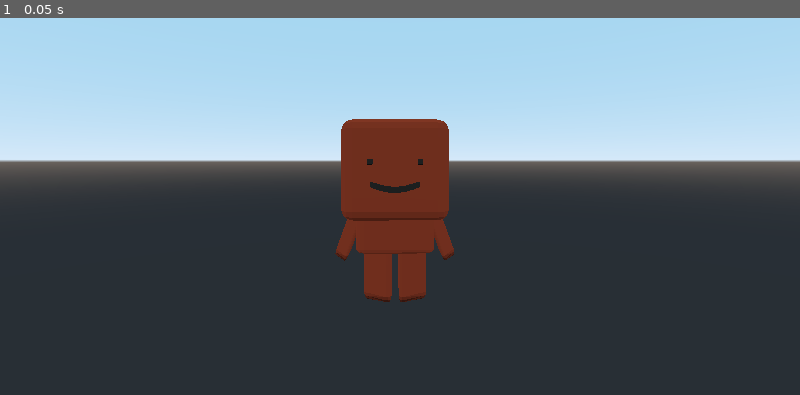
Above: before the commit, frame 1.
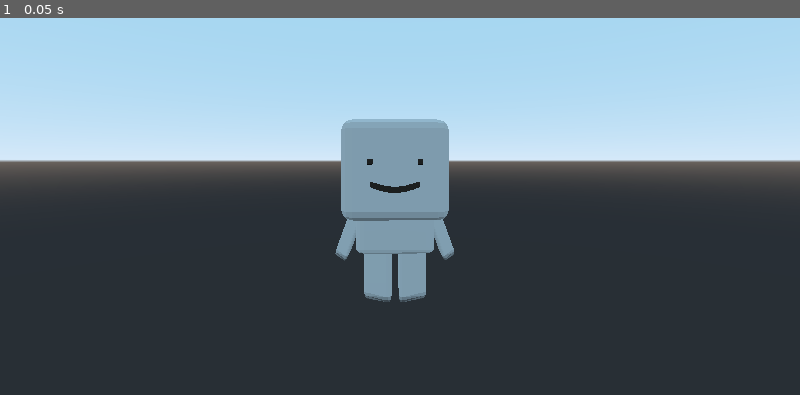
Above: after the commit, the same moment.

Repository: Naowak/Kothrak
Game: Godot game, scene res://Scenes/Character.tscn
Two runs of this game, one before a commit and one after it. Both use one fixed random seed, a clock stepped at 60 frames per second and the inputs below. This scene is started directly instead of the project's main scene.
Inputs:
- Up to frame 1 (0.05 s): no input

The runs differ from the first frame. In frame 1, 5.5% of the frame differs, in the area x 41-57%, y 26-76%.

Commit message:
player connected at init, but in future we will use infos to transit informations to view

Diff:
--- a/gui/Scenes/Playground.tscn
+++ b/gui/Scenes/Playground.tscn
@@ -1,8 +1,9 @@
-[gd_scene load_steps=7 format=2]
+[gd_scene load_steps=8 format=2]
 
 [ext_resource path="res://Scripts/Map.gd" type="Script" id=1]
 [ext_resource path="res://Scripts/Playground.gd" type="Script" id=2]
 [ext_resource path="res://Scripts/Camera.gd" type="Script" id=3]
+[ext_resource path="res://Scripts/HTTPRequest.gd" type="Script" id=4]
 
 [sub_resource type="CylinderShape" id=1]
 
@@ -38,3 +39,4 @@
 shadow_enabled = true
 
 [node name="HTTPRequest" type="HTTPRequest" parent="."]
+script = ExtResource( 4 )
--- a/gui/Scripts/Cell.gd
+++ b/gui/Scripts/Cell.gd
@@ -2,30 +2,19 @@
 
 # signal
 signal cell_clicked
-
-# Geometrical data
-const CIRCLE_RAY = 1
-const SPACE_BETWEEN = 0
-const DIST = sqrt(3)*CIRCLE_RAY
-const RATIO = (DIST + SPACE_BETWEEN)/DIST
-const TRANS_RIGHT = Vector2(DIST*RATIO, 0)
-const TRANS_DOWNRIGHT = Vector2(DIST*RATIO/2, 3.0*CIRCLE_RAY*RATIO/2)
-
-# Game const
-const MAX_STAGE = 4
 
 # cell attributes
 var q
 var r
 var color
 var stage
-#var character_on setget set_character
 
 
 func _ready():
 	pass
 
 
+# Set position in 3D space, change color and connect events
 func init(_q, _r, _stage, _color):
 	q = _q
 	r = _r
@@ -33,38 +22,24 @@
 	color = _color
 #	character_on = null
 
-	translation.x = q * TRANS_RIGHT.x + r * TRANS_DOWNRIGHT.x
-	translation.z = r * TRANS_DOWNRIGHT.y
-	change_material(color)
+	translation.x = q * Utils.TRANS_RIGHT.x + r * Utils.TRANS_DOWNRIGHT.x
+	translation.z = r * Utils.TRANS_DOWNRIGHT.y
+	_change_color(color)
 
 	if _color == 'white':
 		# warning-ignore:return_value_discarded
-		var playground_node = get_tree().get_root().get_node('Playground')
-		connect("cell_clicked", playground_node, '_on_cell_clicked', [self])
+		var playground_node = get_tree().get_root().get_node('Playground/Map')
+		connect("cell_clicked", playground_node, 'grow_up', [self])
 
 
-func change_material(material_key):
-	$Circle.set_surface_material(0, Utils.materials[material_key])
+# Change the color of the cell, color must be a string in Utils.materials.keys()
+func _change_color(color_name):
+	$Circle.set_surface_material(0, Utils.materials[color_name])
 
 
-func grew():
-	stage = stage + 1
-
-
-
-#func set_character(new_character):
-#	character_on = new_character
-#
-#	if new_character != null:
-#		kind = 'blocked'
-#	else:
-#		kind = 'floor'
-
-
+# Emit signal cell_clicked when the cell is left-clicked
 func _on_Area_input_event(_camera, event, _click_position, _click_normal, _shape_idx):
 	# If the event is a mouse click
 	if event is InputEventMouseButton and event.pressed:
-		if color == "white" :
-			# A different material is applied on each button
-			if event.button_index == BUTTON_LEFT :
-				emit_signal('cell_clicked')
+		if event.button_index == BUTTON_LEFT :
+			emit_signal('cell_clicked')
--- a/gui/Scripts/Character.gd
+++ b/gui/Scripts/Character.gd
@@ -1,21 +1,39 @@
 extends Spatial
 
+var q
+var r
+var color
 
 
 func _ready():
+	scale = Vector3(0.5, 0.5, 0.5)
+	translation.y = 1
 	_color_black_parts()
-	color_body('red')
 
 
+# Set position in 3D space and change color
+func init(_q, _r, _color):
+	q = _q
+	r = _r
+	color = _color
+
+	translation.x = q * Utils.TRANS_RIGHT.x + r * Utils.TRANS_DOWNRIGHT.x
+	translation.z = r * Utils.TRANS_DOWNRIGHT.y
+	_color_body(color)
+
+
+# Color the whole body (exept eyes and mouth) to color
+func _color_body(_color):
+	$Arm_left.set_surface_material(0, Utils.materials[_color])
+	$Arm_right.set_surface_material(0, Utils.materials[_color])
+	$Foot_left.set_surface_material(0, Utils.materials[_color])
+	$Foot_right.set_surface_material(0, Utils.materials[_color])
+	$Head.set_surface_material(0, Utils.materials[_color])
+	$Body.set_surface_material(0, Utils.materials[_color])
+
+
+# Color eyes and mouth to black
 func _color_black_parts():
 	$Eye_left.set_surface_material(0, Utils.materials['black'])
 	$Eye_right.set_surface_material(0, Utils.materials['black'])
 	$Mouth.set_surface_material(0, Utils.materials['black'])
-
-func color_body(color):
-	$Arm_left.set_surface_material(0, Utils.materials[color])
-	$Arm_right.set_surface_material(0, Utils.materials[color])
-	$Foot_left.set_surface_material(0, Utils.materials[color])
-	$Foot_right.set_surface_material(0, Utils.materials[color])
-	$Head.set_surface_material(0, Utils.materials[color])
-	$Body.set_surface_material(0, Utils.materials[color])
--- /dev/null
+++ b/gui/Scripts/HTTPRequest.gd
@@ -0,0 +1,37 @@
+extends HTTPRequest
+
+
+func _ready():
+	# warning-ignore:return_value_discarded
+	connect("request_completed", self, "_on_request_completed")
+
+
+# Request new game to the server
+func new_game():
+	# warning-ignore:return_value_discarded
+	request("http://127.0.0.1:5000/new_game")
+
+
+# Called when a request is completed : decode data and call _update from Playground
+func _on_request_completed(_result, _response_code, _headers, body):
+	var data = _decode(JSON.parse(body.get_string_from_utf8()).result)
+	get_parent()._update(data)
+
+
+# Return new data where string keys with integer values are casted in integers
+func _decode(data):
+	var new_data = null
+	if typeof(data) == TYPE_DICTIONARY:
+		new_data = {}
+		for key in data.keys():
+			if key.is_valid_integer():
+				new_data[int(key)] = _decode(data[key])
+			else:
+				new_data[key] = _decode(data[key])
+	elif typeof(data) == TYPE_ARRAY:
+		new_data = []
+		for value in new_data:
+			new_data += [_decode(value)]
+	else:
+		new_data = data
+	return new_data
--- a/gui/Scripts/Map.gd
+++ b/gui/Scripts/Map.gd
@@ -1,4 +1,6 @@
 extends Spatial
+
+var Character = preload("res://Scenes/Character.tscn")
 
 var CellStage = {0: preload("res://Scenes/Cells/CellSize1.tscn"),
 				1: preload("res://Scenes/Cells/CellSize2.tscn"),
@@ -6,27 +8,36 @@
 				3: preload("res://Scenes/Cells/CellSize4.tscn"),
 				4: preload("res://Scenes/Cells/CellSize5.tscn")}
 
-const LENGTH_BORDER = 3
-const RAY_ARENA = 2
-const RAY = LENGTH_BORDER + RAY_ARENA
-
 var grid = {}
+var player = null
+var opponent = null
 
 
-# Create all playable cells corresponding to new_grid
+# Create all cells corresponding to new_grid
 func instance_map(new_grid):
+	# Playable cells
 	for q in new_grid.keys():
 		for r in new_grid[q].keys():
-			var stage = int(round(new_grid[q][r] * 3))
+			var stage = int(new_grid[q][r] * 3) + 1
 			_instance_cell(CellStage[stage], q, r, stage)
+	# Non playable cells
+	var stage = 0
+	for radius in range(Utils.RAY_ARENA+1, Utils.RAY+1):
+		_instance_circle_border(radius, stage)
+		stage += 1
 
 
-# Create all non playable cells
-func instance_border():
-	var stage = 0
-	for radius in range(RAY_ARENA+1, RAY+1):
-		_instance_circle_border(radius, stage)
-		stage += 1
+func instance_player(data, faction):
+	var coord = _retrieve_player_location(data)
+	if faction == 'player':
+		player = Character.instance()
+		player.init(coord[0], coord[1], 'blue')
+		add_child(player)
+	elif faction == 'opponent':
+		opponent = Character.instance()
+		opponent.init(coord[0], coord[1], 'red')
+		add_child(opponent)
+
 
 # Instance one circle around the playble cells
 func _instance_circle_border(radius, stage):
@@ -61,19 +72,21 @@
 		cell.init(q, r, stage, 'black')
 
 
+# Retrieve player location from a dictionnary
+func _retrieve_player_location(data):
+	for q in data.keys():
+		for r in data[q].keys():
+			if data[q][r] == 1:
+				return [q, r]
 
 
-
-
-
-#func grew(cell):
+#func grow_up(cell):
 #	var stage = cell.stage + 1
-#	if stage >= 4:
+#	if stage >= Utils.MAX_STAGE:
 #		return
 #
 #	cell.queue_free()
-#	var choices = {2: CellSize2, 3:CellSize3, 4:CellSize4}
-#	_instance_cell(choices[stage], cell.q, cell.r, stage, 'white')
+#	_instance_cell(CellStage[stage+1], cell.q, cell.r, stage)
 
 # Return the distance between two coordonates
 #func distance_coord(c1, c2):
@@ -82,15 +95,3 @@
 #	var q2 = c2[0]
 #	var r2 = c2[1]
 #	return (abs(q1 - q2) + abs(q1 + r1 - q2 - r2) + abs(r1 - r2)) / 2
-
-#func clear():
-#	for c in cells:
-#		c.change_material('white')
-
-#			var color = grid[q][r]
-#			if color == 'white':
-#				_instance_cell(CellSize1, q, r, 1, color)
-#			elif color == 'black':
-#				var dist = distance_coord(q, r, 0, 0) - RAY_ARENA
-#				var choices = {1: CellSize0, 2: CellSize1, 3:CellSize2}
-#				_instance_cell(choices[dist], q, r, dist-1, color)
--- a/gui/Scripts/Playground.gd
+++ b/gui/Scripts/Playground.gd
@@ -1,38 +1,38 @@
 extends Spatial
 
-func decode(data):
-	# transform keys to int
-	var new_data = null
-	if typeof(data) == TYPE_DICTIONARY:
-		new_data = {}
-		for key in data.keys():
-			if key.is_valid_integer():
-				new_data[int(key)] = decode(data[key])
-			else:
-				new_data[key] = decode(data[key])
-	elif typeof(data) == TYPE_ARRAY:
-		new_data = []
-		for value in new_data:
-			new_data += [decode(value)]
-	else:
-		new_data = data
-	return new_data
+var gid = null
+
 
 func _ready():
-# warning-ignore:return_value_discarded
-	$HTTPRequest.connect("request_completed", self, "_on_request_completed")
-	$HTTPRequest.request("http://127.0.0.1:5000/new_game")
+	$HTTPRequest.new_game()
 
 
-## API events ##
-# warning-ignore:unused_argument
-# warning-ignore:unused_argument
-# warning-ignore:unused_argument
-func _on_request_completed(result, response_code, headers, body):
-	var data = decode(JSON.parse(body.get_string_from_utf8()).result)
+# Update the game with new data from server
+func _update(data):
+	# New game
+	if gid == null:
+		_new_game(data)
+	# Update current game
+	else:
+		pass
+
+
+
+# Create map and character instances, retrieve some informations
+func _new_game(data):
+	# Informations
+	gid = data['gid']
+	# Instance map
 	$Map.instance_map(data['state']['cells_stage'])
-	$Map.instance_border()
+	# Instance player
+	$Map.instance_player(data['state']['current_player'], 'player')
+	$Map.instance_player(data['state']['opponents'], 'opponent')
 
-## Cell clicked events ##
-func _on_cell_clicked(cell):
-	$Map.grew(cell)
+
+
+
+#
+#func find_move(data):
+#	# Find self move
+#	var newg = data['state']['current_player']
+#	var oldg = $Map.g
--- a/gui/Scripts/Utils.gd
+++ b/gui/Scripts/Utils.gd
@@ -1,5 +1,20 @@
 extends Node
 
+# Geometrical data
+const CIRCLE_RAY = 1
+const SPACE_BETWEEN = 0
+const DIST = sqrt(3)*CIRCLE_RAY
+const RATIO = (DIST + SPACE_BETWEEN)/DIST
+const TRANS_RIGHT = Vector2(DIST*RATIO, 0)
+const TRANS_DOWNRIGHT = Vector2(DIST*RATIO/2, 3.0*CIRCLE_RAY*RATIO/2)
+
+# Game const
+const LENGTH_BORDER = 3
+const RAY_ARENA = 2
+const RAY = LENGTH_BORDER + RAY_ARENA
+const MAX_STAGE = 4
+
+# Materials dict
 var materials = {'white': "e6cab8",
 				'black': '352f2b',
 				'blue': '2876df',
